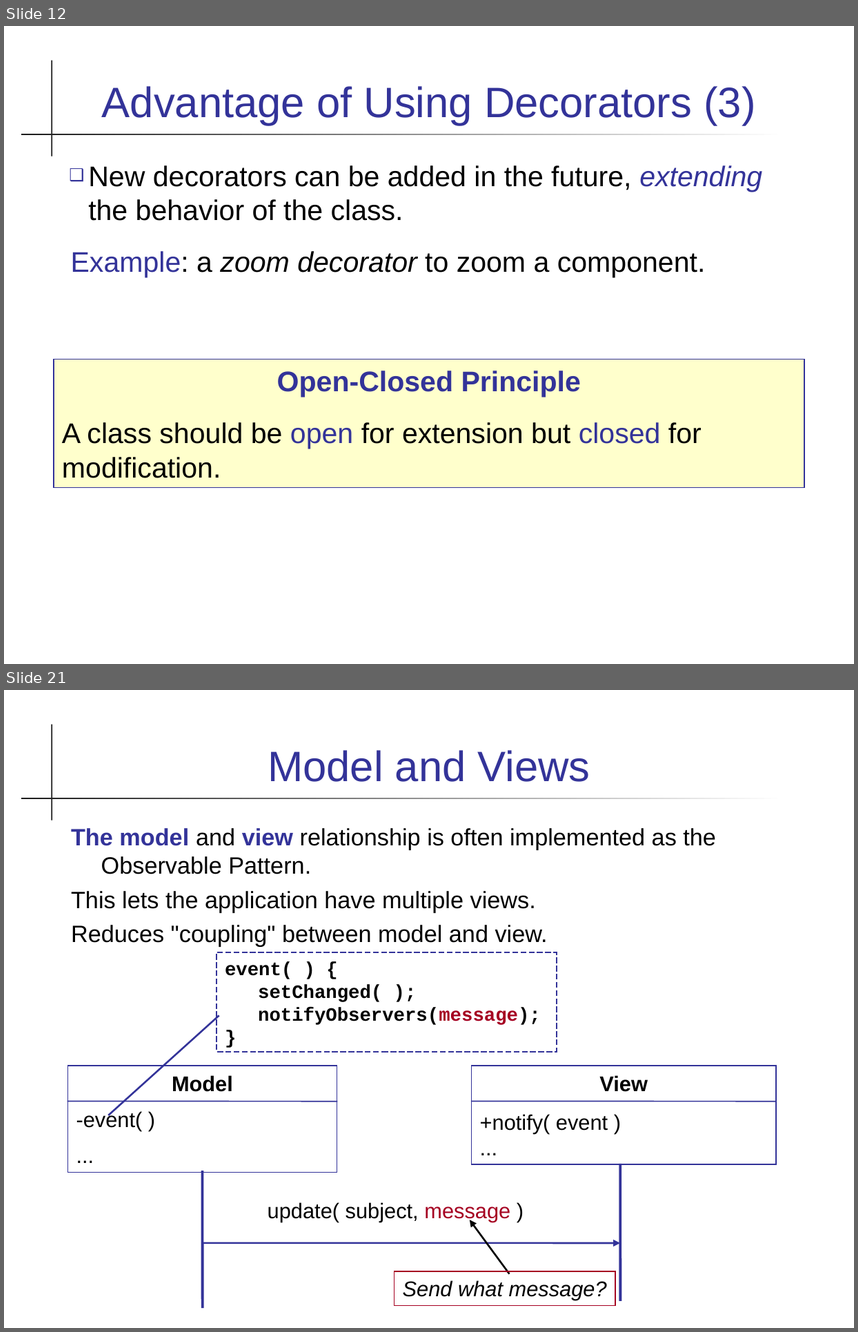
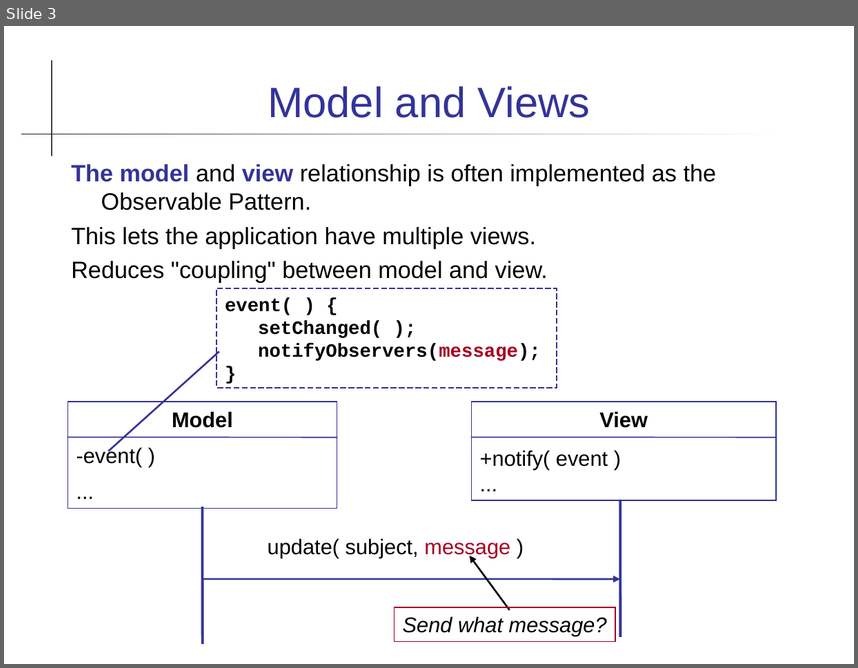
Before and after one commit to skeoop/skeoop.github.io, a slide deck: patterns/MVC Pattern.ppt. Shown one above the other, each under a label of ours: slides 12 and 21 before the commit, slide 3 after it; the slides between them are not shown. The pictures are 858x1332 and 858x668 pixels, drawn with LibreOffice and Linux fonts; fonts in the diff are those of the drawing. Boxes give left, top, right and bottom in pixels: in the first picture for what was removed or moved away, otherwise in the second. Text is boxed around its words. In the diff, an @@ line names an element or a change of style, - is before the commit and + after.

```diff
--- a/patterns/MVC Pattern.ppt
+++ b/patterns/MVC Pattern.ppt
@@ slide 12 removed at [4,26,854,664], background #FFFFFF; not listed: 2 template elements that a slide beside it also shows @@
@@ title removed at [102,86,755,125] @@
-Advantage of Using Decorators (3)
@@ text removed at [71,165,762,277] @@
-❑ New decorators can be added in the future, extending the behavior of the class.
-Example: a zoom decorator to zoom a component.
@@ rectangle removed at [53,359,804,488] @@
-Open-Closed Principle
-A class should be open for extension but closed for modification.
@@ what was slide 21 is now slide 3 @@
```
Also in this commit, not shown: 2 slides changed, 17 other slides removed, 36 other files.
